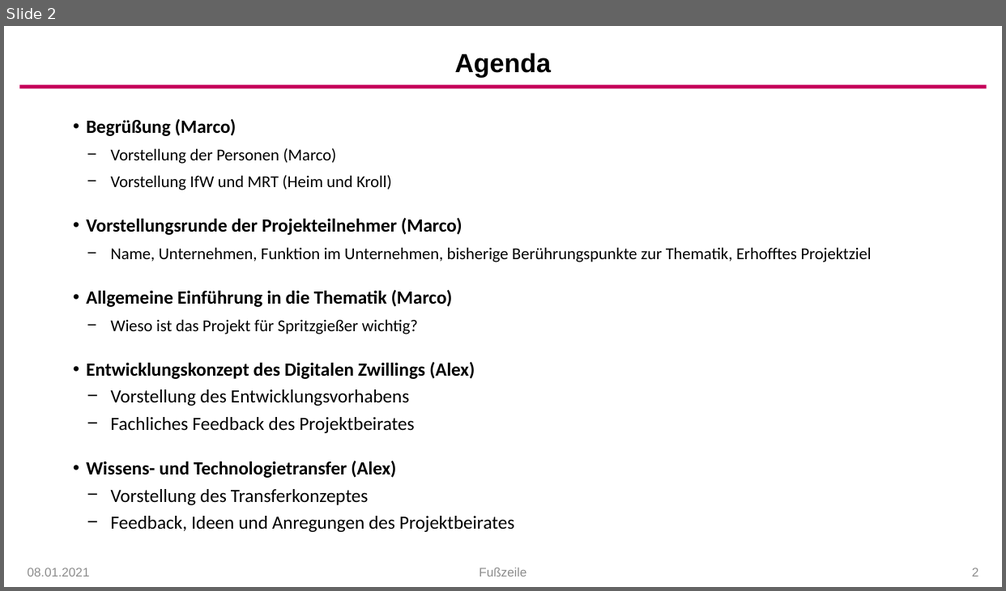
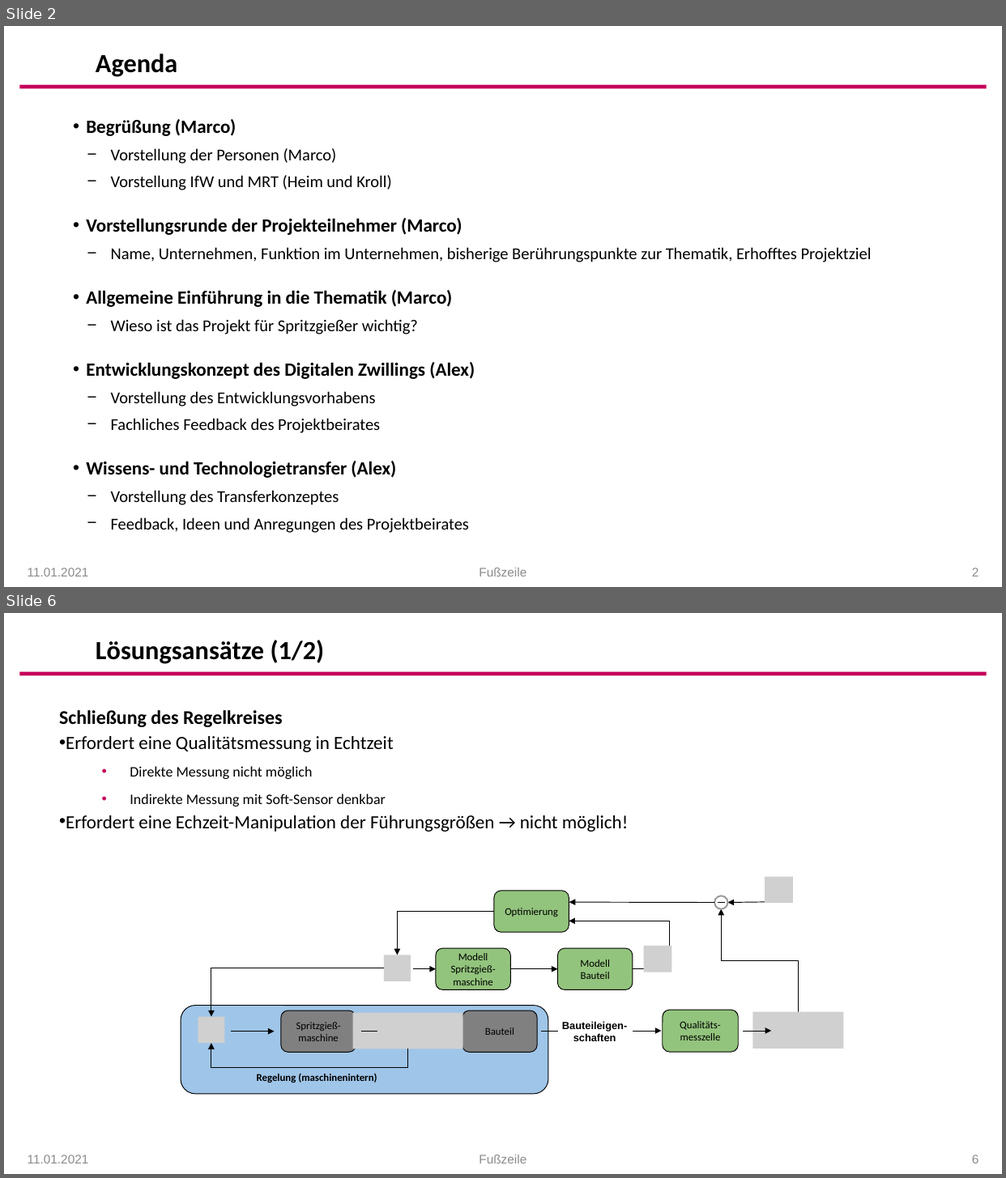
Before and after one commit to arehmer/DigitalTwinInjectionMoulding, a slide deck: Präsentationen/Kick-Off_Agenda.pptx. Shown one above the other, each under a label of ours: slide 2 before the commit, slides 2 and 6 after it; the slides between them are not shown. The pictures are 1006x591 and 1006x1178 pixels, drawn with LibreOffice and Linux fonts; fonts in the diff are those of the drawing; grey boxes stand for pictures; background and template pictures are left out. Boxes give left, top, right and bottom in pixels: in the first picture for what was removed or moved away, otherwise in the second. Text is boxed around its words. In the diff, an @@ line names an element or a change of style, - is before the commit and + after.

```diff
--- a/Präsentationen/Kick-Off_Agenda.pptx
+++ b/Präsentationen/Kick-Off_Agenda.pptx
@@ slide 6 added at [4,613,1002,1174], background #FFFFFF; not listed: 1 template element that a slide beside it also shows @@
@@ title added at [96,640,325,664], 25.2 pt, text #000000, bold @@
+Lösungsansätze (1/2)
@@ text added at [59,710,628,832], 18 pt, text #000000 @@
+Schließung des Regelkreises
+• Erfordert eine Qualitätsmessung in Echtzeit
+    • Direkte Messung nicht möglich
+    • Indirekte Messung mit Soft-Sensor denkbar
+• Erfordert eine Echzeit-Manipulation der Führungsgrößen → nicht möglich!
@@ group added at [181,876,843,1093]: 7 rounded rectangles, 7 arrows, 6 pictures, 5 elbow arrows, 3 lines, 2 texts, 1 ellipse @@
+Optimierung
+Spritzgieß-
+maschine
+Bauteil
+Regelung (maschinenintern)
+Modell Spritzgieß-
+maschine
+Modell Bauteil
+Qualitäts-messzelle
+Bauteileigen-schaften
@@ text added at [27,1155,89,1164], 12 pt, text #8C8C8C @@
+11.01.2021
@@ text added at [479,1155,526,1164], 12 pt, text #8C8C8C @@
+Fußzeile
@@ page number added at [972,1155,979,1164], 12 pt, text #8C8C8C @@
+6
@@ slide 2 changed as well @@
@@ title "Agenda" at [96,54,177,77]: font Arial to Calibri; alignment centre to left @@
@@ text at [111,391,469,533]: size 18 to 16 pt in "Vorstellung des Entwicklungsvorhabens", "Fachliches Feedback des Projektbeirates", "Vorstellung des Transferkonzeptes", "Feedback, Ideen und Anregungen des Projektbeirates" @@
@@ text at [27,568,89,577]: text changed @@
-08.01.2021
+11.01.2021
```
Also in this commit, not shown: 2 other slides changed, 10 other slides added, 1 other file.
